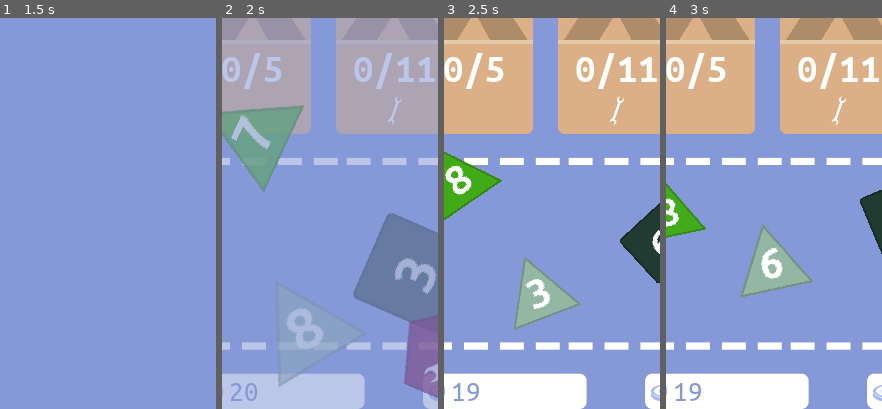
Above: before the commit, frames 1-4 (left to right).
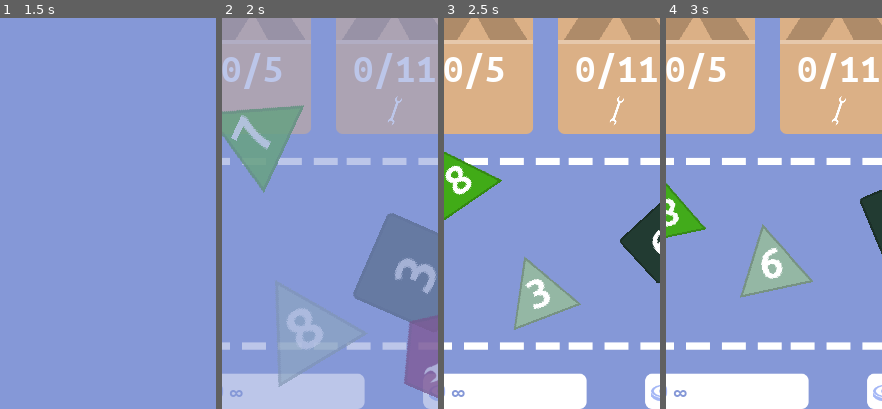
Above: after the commit, the same moments.

Repository: matzebond/DiceRepair
Game: Godot game, scene res://scenes/screens/RootNode.tscn
The game is run twice, just before and just after one commit, with the same random seed, the same clock (stepped at 60 frames per second) and the same inputs.
Inputs (mouse positions are % of the whole screen's width and height, from its top left):
- Up to frame 1 (1.5 s): tap Enter (ui_accept) at 0.5 s; drag from (38, 74) to (52, 87) at 0.52 s; drag from (31, 54) to (52, 71) at 1.27 s
- Up to frame 2 (2 s): no input
- Up to frame 3 (2.5 s): move the mouse to (56, 80) at 2.02 s; hold Enter (ui_accept) from 2.03 s (still down); click (56, 80) at 2.17 s
- Up to frame 4 (3 s): release Enter (ui_accept) at 2.75 s; drag from (14, 70) to (65, 74) at 2.77 s
The pictures show only the part of the screen within x 12-62%, y 47-97%; the shares and areas given below are measured in that part.

Frame 1 is identical in both runs. In frame 2, 0.3% of the frame differs, in the area x 3-17%, y 93-98%; in frame 3, 0.3%; in frame 4, 0.3%.
Error after the commit: Invalid get index 'time' (on base: 'Node2D (RootScript.gd)'). (res://scenes/ui/Time.gd:8)

Commit message:
remove time

Diff:
--- a/scenes/screens/GameScene.tscn
+++ b/scenes/screens/GameScene.tscn
@@ -1,11 +1,10 @@
-[gd_scene load_steps=9 format=2]
+[gd_scene load_steps=8 format=2]
 
 [ext_resource path="res://assets/img/ui/main.png" type="Texture" id=1]
 [ext_resource path="res://assets/img/ui/jobmask.png" type="Texture" id=2]
 [ext_resource path="res://scenes/jobs/Job.tscn" type="PackedScene" id=3]
 [ext_resource path="res://scenes/drop_area/DropArea.tscn" type="PackedScene" id=4]
 [ext_resource path="res://scenes/ui/TimeFont.tres" type="DynamicFont" id=5]
-[ext_resource path="res://scenes/ui/Time.gd" type="Script" id=6]
 [ext_resource path="res://scenes/screens/GameScript.gd" type="Script" id=7]
 [ext_resource path="res://scenes/ui/Money.gd" type="Script" id=8]
 
@@ -36,8 +35,7 @@
 margin_bottom = 1290.01
 custom_fonts/font = ExtResource( 5 )
 custom_colors/font_color = Color( 0.521569, 0.596078, 0.843137, 1 )
-text = "0"
-script = ExtResource( 6 )
+text = "∞"
 __meta__ = {
 "_edit_use_anchors_": false
 }
--- a/scenes/screens/GameScript.gd
+++ b/scenes/screens/GameScript.gd
@@ -1,7 +1,6 @@
 extends Node2D
 const Die = preload("res://scenes/die/Die.tscn")
 
-const ROUND_TIME = 20
 const DICE_MIN_DST = 120
 const NUM_JOBS = 3
 
@@ -14,12 +13,10 @@
 
 func end_scene():
     get_tree().current_scene.game_running = false
-    get_tree().current_scene.time = 0
 
 
 func start_scene(dice):
     get_tree().current_scene.game_running = true
-    get_tree().current_scene.time = ROUND_TIME
     for die in dice:
         var die_inst = Die.instance().init(die)
         self.add_die(die_inst)
--- a/scenes/screens/RootScript.gd
+++ b/scenes/screens/RootScript.gd
@@ -16,7 +16,6 @@
 var dice = [Die.D6(), Die.D8(), Die.D8(), Die.D12()]
 var game_running = false
 var dragging_die = false
-var time = 0
 var money = 100
 signal money_changed(money)
 
